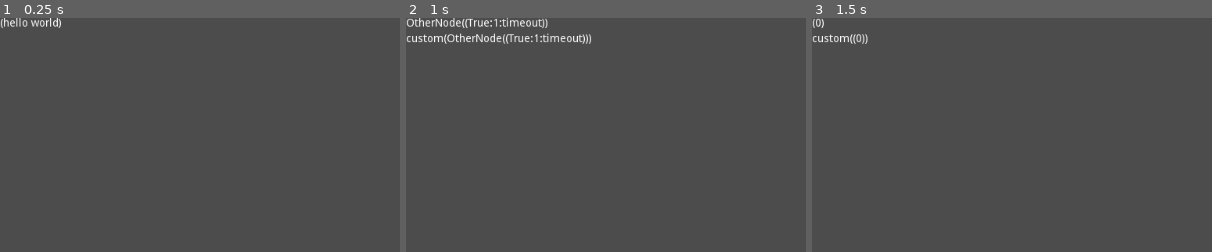
Above: before the commit, frames 1-3 (left to right).
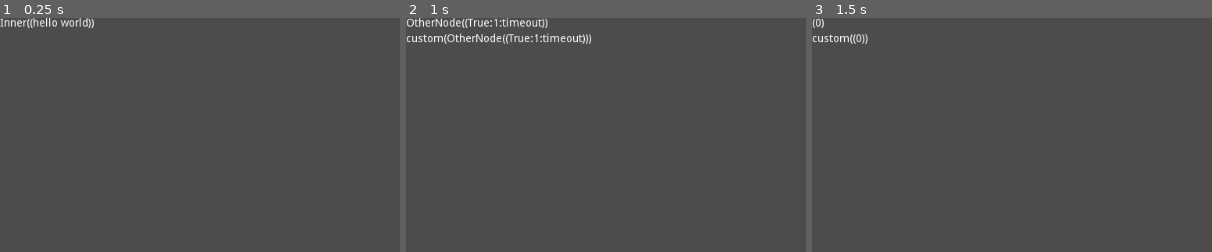
Above: after the commit, the same moments.

Repository: jamie-pate/godot-code-coverage
Game: Godot game, scene res://Spatial.tscn
Same seed, same stepped clock (60 frames per second), same inputs: the game is played once before the commit and once after it.
Inputs:
- Up to frame 1 (0.25 s): no input
- Up to frame 2 (1 s): tap Enter at 0.5 s
- Up to frame 3 (1.5 s): tap Space at 1.25 s
The pictures show only the part of the screen within x 0-50%, y 0-50%; the shares and areas given below are measured in that part.

The runs differ from the first frame. In frame 1, 0.5% of the frame differs, in the area x 0-24%, y 0-5%; in frame 2, nothing differs; in frame 3, nothing differs.

Commit message:
Add support for inner classes

Diff:
--- a/Spatial.gd
+++ b/Spatial.gd
@@ -7,10 +7,16 @@
 
 signal done()
 
+class Inner:
+	extends Reference
+
+	static func fmt(value: String):
+		return 'Inner(%s)' % [value]
+
 # Called when the node enters the scene tree for the first time.
 func _ready():
 	var other = Other.new()
-	$Label.text = other.fmt("hello world")
+	$Label.text = Inner.fmt(other.fmt("hello world"))
 
 func _on_Timer_timeout():
 	print('add child')
Not shown, changed: addons/coverage/Coverage.gd
